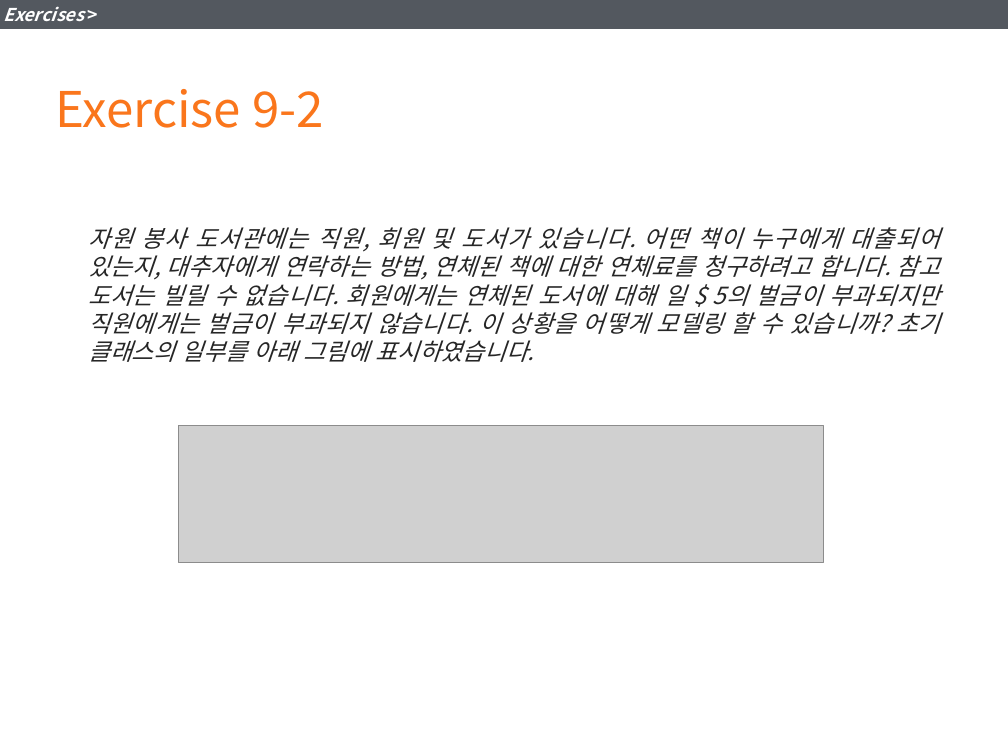
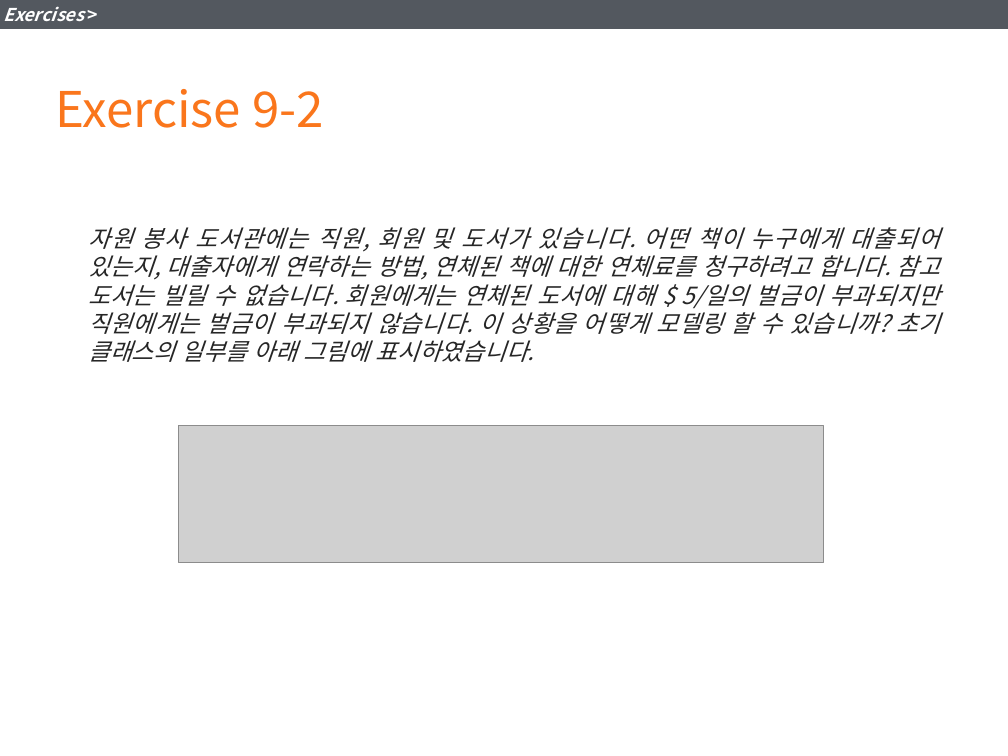
Before and after one commit to YoonJoon/KGarden, a slide deck: slide 40 of DBDesign/7_GeneralizationandSpecialization.pptx. Drawn at 1008x756 pixels with LibreOffice and Linux fonts; fonts in the diff are those of the drawing; grey boxes stand for pictures. Boxes give left, top, right and bottom in pixels: in the first picture for what was removed or moved away, otherwise in the second. Text is boxed around its words. In the diff, an @@ line names an element or a change of style, - is before the commit and + after.

Commit message:
correct typo errors

```diff
--- a/DBDesign/7_GeneralizationandSpecialization.pptx
+++ b/DBDesign/7_GeneralizationandSpecialization.pptx
@@ text at box(88, 227, 941, 362): text changed @@
-자원 봉사 도서관에는 직원, 회원 및 도서가 있습니다. 어떤 책이 누구에게 대출되어 있는지, 대추자에게 연락하는 방법, 연체된 책에 대한 연체료를 청구하려고 합니다. 참고 도서는 빌릴 수 없습니다. 회원에게는 연체된 도서에 대해 일 $ 5의 벌금이 부과되지만 직원에게는 벌금이 부과되지 않습니다. 이 상황을 어떻게 모델링 할 수 있습니까? 초기 클래스의 일부를 아래 그림에 표시하였습니다.
+자원 봉사 도서관에는 직원, 회원 및 도서가 있습니다. 어떤 책이 누구에게 대출되어 있는지, 대출자에게 연락하는 방법, 연체된 책에 대한 연체료를 청구하려고 합니다. 참고 도서는 빌릴 수 없습니다. 회원에게는 연체된 도서에 대해 $ 5/일의 벌금이 부과되지만 직원에게는 벌금이 부과되지 않습니다. 이 상황을 어떻게 모델링 할 수 있습니까? 초기 클래스의 일부를 아래 그림에 표시하였습니다.
```
Also in this commit, not shown: 12 other slides changed.
